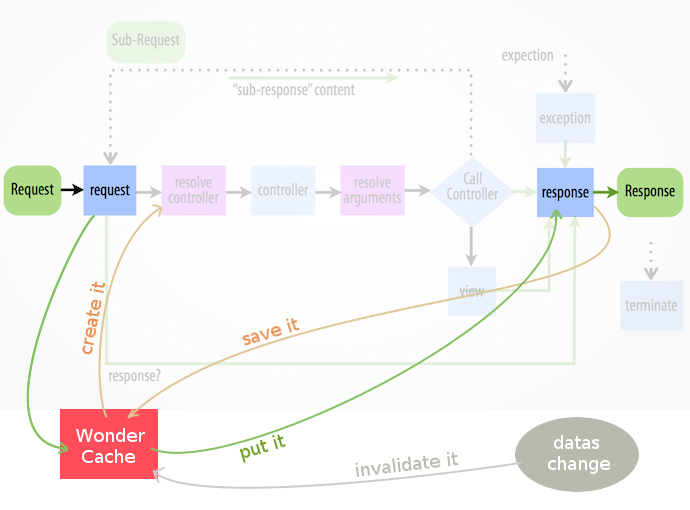
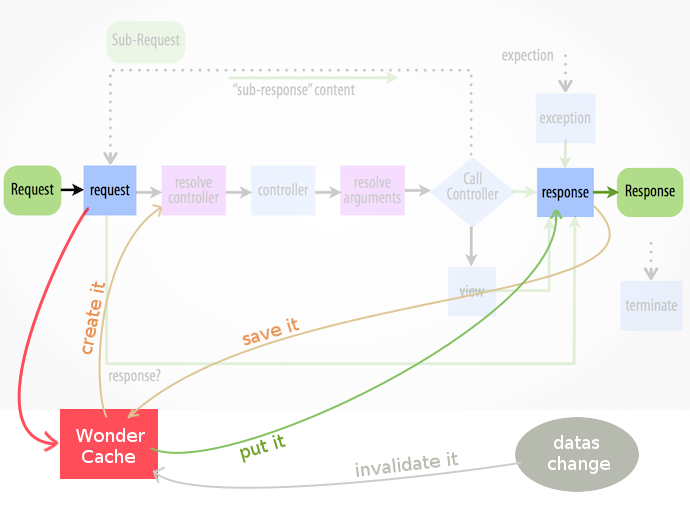
Layer changes from the first 690×510 image to the second:
painted on "line" over left=26, top=215, right=95, bottom=455
added layer "wondercache line" (69%) above "wondercache" over left=17, top=207, right=90, bottom=453
